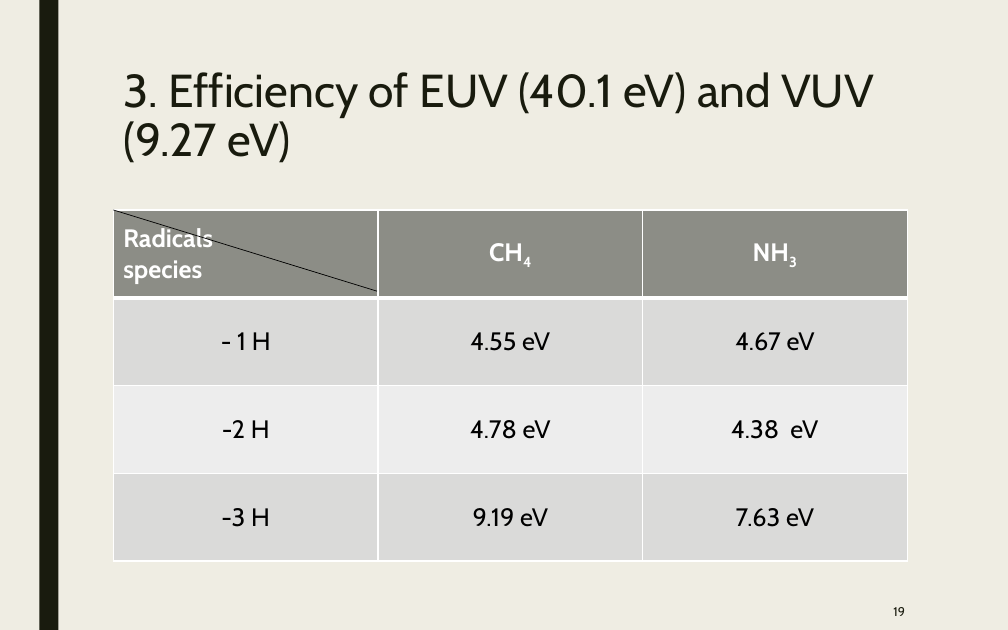
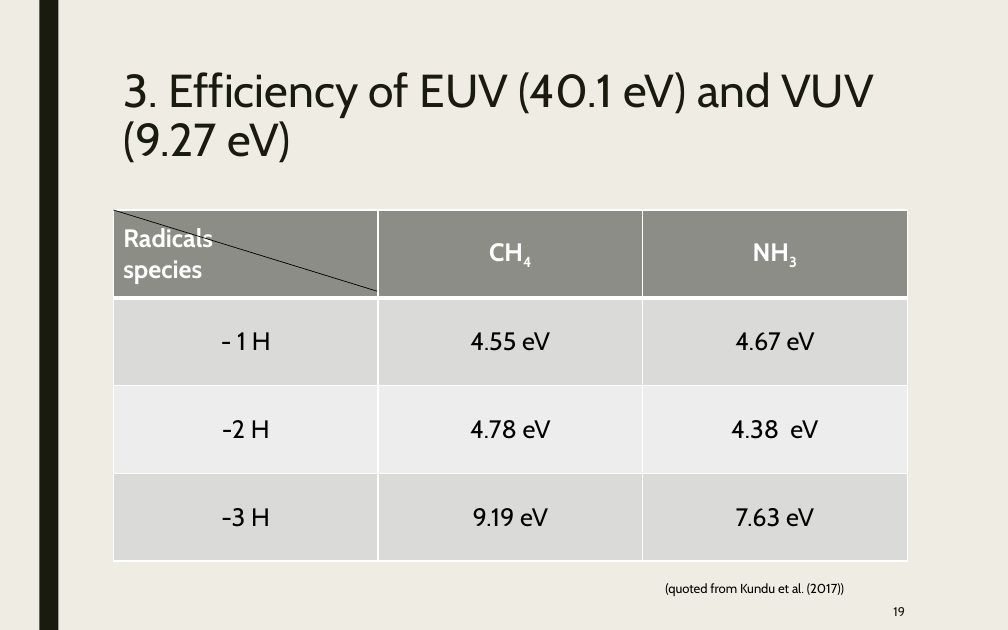
Before and after one commit to samuello1228/lily, a slide deck: slide 19 of doc/VUV and EUV irradiation of CH4 + NH3.pptx. Drawn at 1008x630 pixels with LibreOffice and Linux fonts; fonts in the diff are those of the drawing. Boxes give left, top, right and bottom in pixels: in the first picture for what was removed or moved away, otherwise in the second. Text is boxed around its words. In the diff, an @@ line names an element or a change of style, - is before the commit and + after.

```diff
--- a/doc/VUV and EUV irradiation of CH4 + NH3.pptx
+++ b/doc/VUV and EUV irradiation of CH4 + NH3.pptx
@@ text added at <box>665,583,844,596</box>, 16 pt, text #000000 @@
+    (quoted from Kundu et al. (2017))
```
Also in this commit, not shown: 8 other slides changed, 1 slide added, 1 slide removed.
